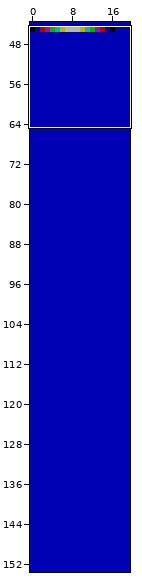
Two versions of a level (Tiled map, map/level.tmx). Above, an overview of the earlier version with the close-up marked.
Close-up. The starting point:
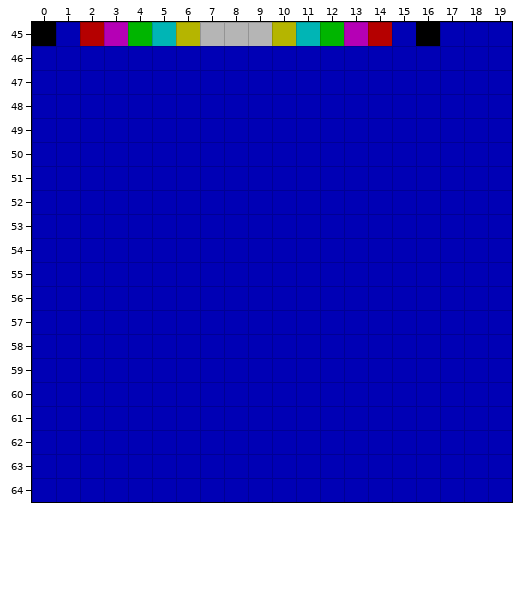
Cells are 8x8 px. Shown: x 0..19, y 45..64. The commit also changed other parts of the map, which this record leaves out.
After the commit:
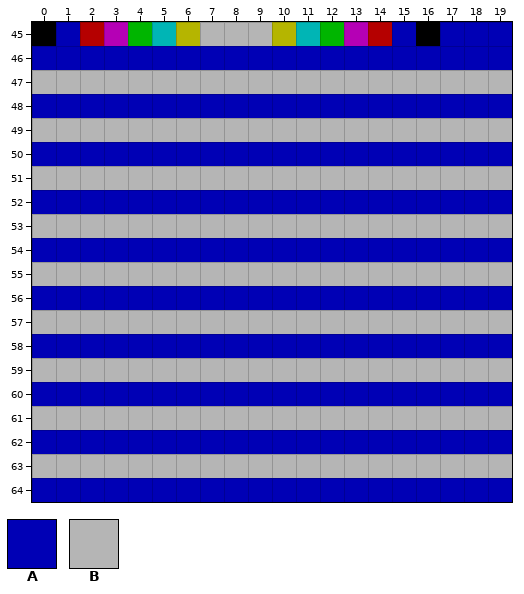
Key: from "Speccy-tiles": A 1, B 7.
_ is an empty cell, . an unchanged one.
Edits made:
--- layer "Tile Layer 1"
@@ x 0..19 @@
-47 AAAAAAAAAAAAAAAAAAAA
+47 BBBBBBBBBBBBBBBBBBBB
@@ x 0..19 @@
-49 AAAAAAAAAAAAAAAAAAAA
+49 BBBBBBBBBBBBBBBBBBBB
@@ x 0..19 @@
-51 AAAAAAAAAAAAAAAAAAAA
+51 BBBBBBBBBBBBBBBBBBBB
@@ x 0..19 @@
-53 AAAAAAAAAAAAAAAAAAAA
+53 BBBBBBBBBBBBBBBBBBBB
@@ x 0..19 @@
-55 AAAAAAAAAAAAAAAAAAAA
+55 BBBBBBBBBBBBBBBBBBBB
@@ x 0..19 @@
-57 AAAAAAAAAAAAAAAAAAAA
+57 BBBBBBBBBBBBBBBBBBBB
@@ x 0..19 @@
-59 AAAAAAAAAAAAAAAAAAAA
+59 BBBBBBBBBBBBBBBBBBBB
@@ x 0..19 @@
-61 AAAAAAAAAAAAAAAAAAAA
+61 BBBBBBBBBBBBBBBBBBBB
@@ x 0..19 @@
-63 AAAAAAAAAAAAAAAAAAAA
+63 BBBBBBBBBBBBBBBBBBBB
